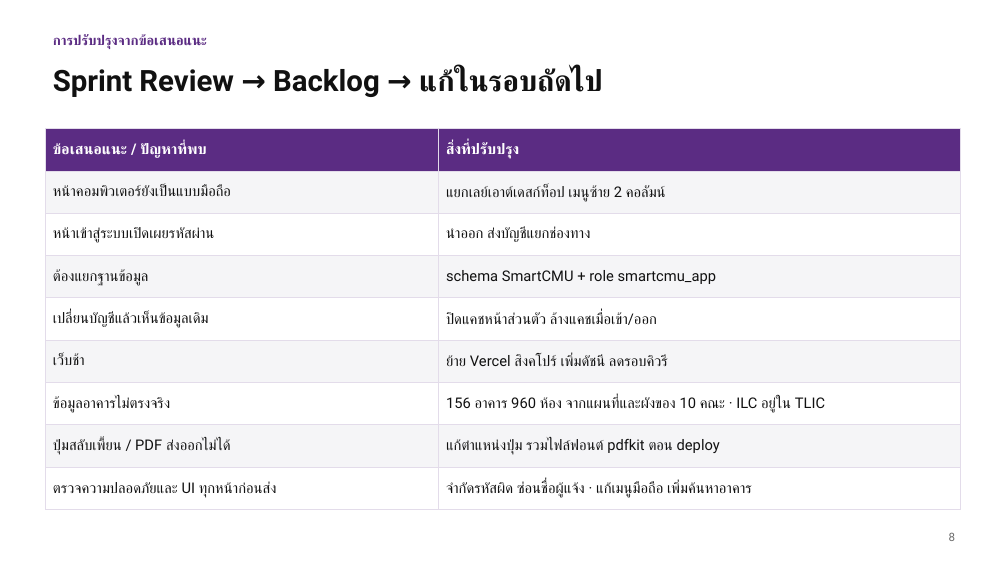
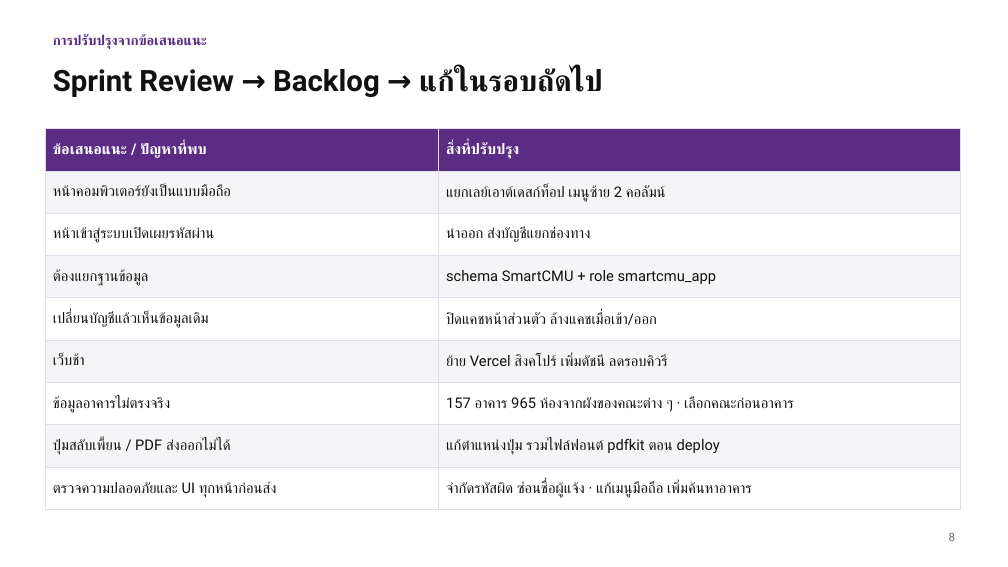
Before and after one commit to Nexzerf/SmartCMUMaintenanceSystem, a slide deck: slide 8 of report/out/สไลด์-ระบบแจ้งซ่อม-มช.pptx. Drawn at 1008x567 pixels with LibreOffice and Linux fonts; fonts in the diff are those of the drawing. Boxes give left, top, right and bottom in pixels: in the first picture for what was removed or moved away, otherwise in the second. Text is boxed around its words. In the diff, an @@ line names an element or a change of style, - is before the commit and + after.

```diff
--- a/report/out/สไลด์-ระบบแจ้งซ่อม-มช.pptx
+++ b/report/out/สไลด์-ระบบแจ้งซ่อม-มช.pptx
@@ table at <box>45,129,960,502</box> @@
-row 7, column 2: 156 อาคาร 960 ห้อง จากแผนที่และผังของ 10 คณะ · ILC อยู่ใน TLIC
+row 7, column 2: 157 อาคาร 965 ห้องจากผังของคณะต่าง ๆ · เลือกคณะก่อนอาคาร
```
Also in this commit, not shown: 3 other slides changed, 30 other files.
